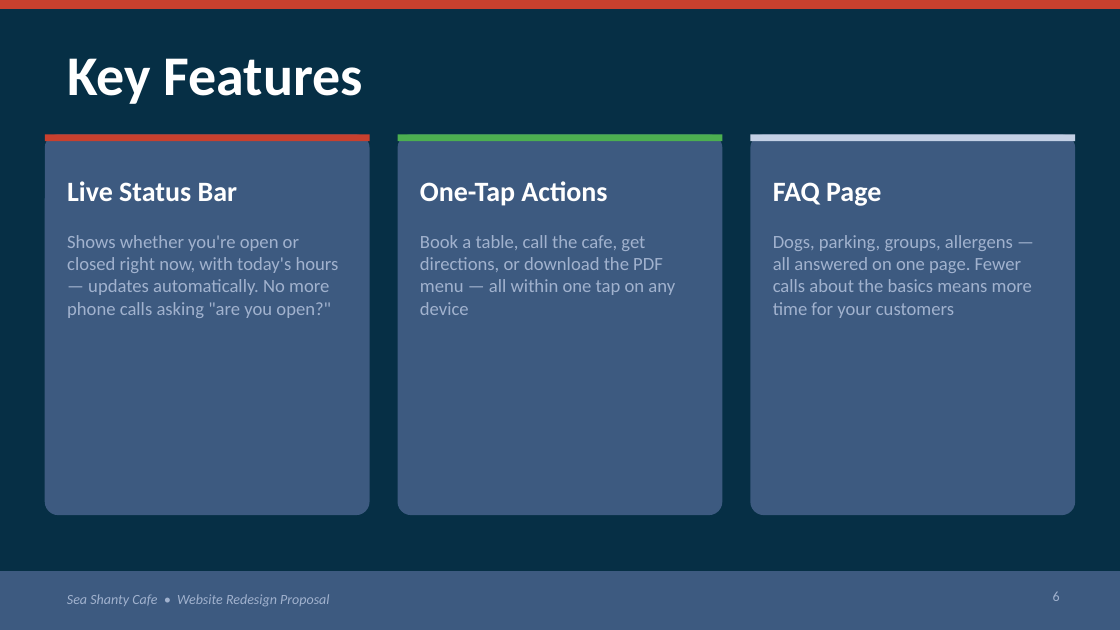
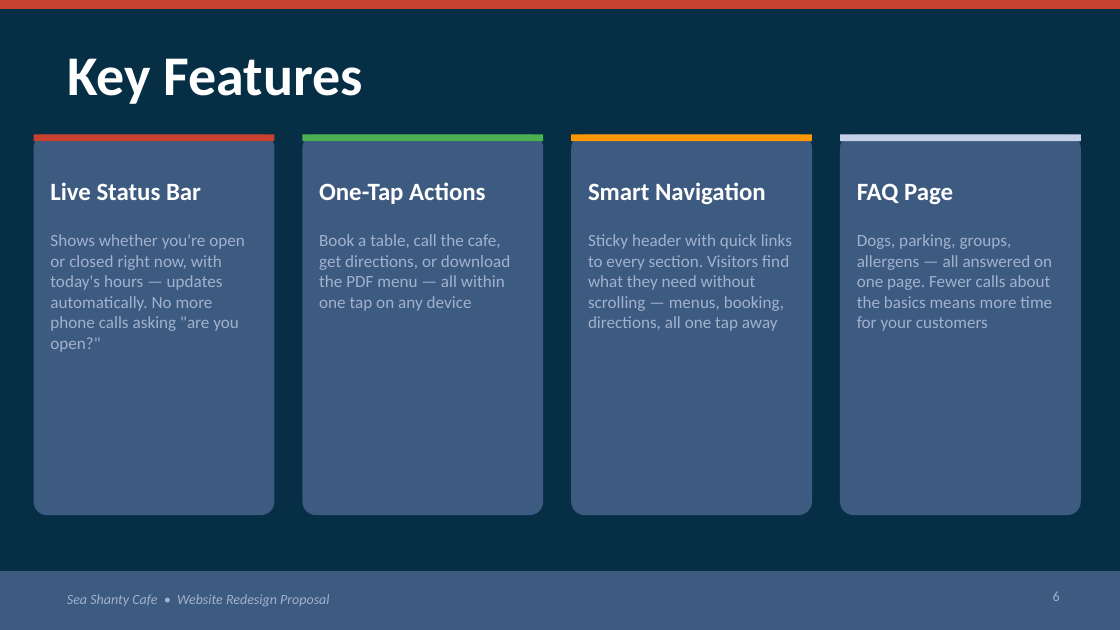
Before and after one commit to maxwalsh0-ctrl/seashantyredesign, a slide deck: slide 6 of SeaShanty_Redesign_Pitch.pptx. Drawn at 1120x630 pixels with LibreOffice and Linux fonts; fonts in the diff are those of the drawing. Boxes give left, top, right and bottom in pixels: in the first picture for what was removed or moved away, otherwise in the second. Text is boxed around its words. In the diff, an @@ line names an element or a change of style, - is before the commit and + after.

```diff
--- a/SeaShanty_Redesign_Pitch.pptx
+++ b/SeaShanty_Redesign_Pitch.pptx
@@ rounded rectangle: place and size @@
-rounded rectangle at (45,134,370,515)
+rounded rectangle at (34,134,274,515)
@@ rectangle: place and size @@
-rectangle at (45,134,370,141)
+rectangle at (34,134,274,141)
@@ rounded rectangle: place and size @@
-rounded rectangle at (398,134,722,515)
+rounded rectangle at (302,134,543,515)
@@ rectangle: place and size @@
-rectangle at (398,134,722,141)
+rectangle at (302,134,543,141)
@@ proportions changed in 3 elements at (34,134,274,515), (302,134,543,515), (571,134,812,515) @@
@@ rounded rectangle: place and size @@
-rounded rectangle at (750,134,1075,515)
+rounded rectangle at (571,134,812,515)
@@ rectangle added at (571,134,812,141), fill #FF9800 @@
@@ rectangle: place and size @@
-rectangle at (750,134,1075,141)
+rectangle at (840,134,1081,141)
@@ rounded rectangle added at (840,134,1081,515), fill #3D5A80 @@
@@ text "Live Status Bar": place and size @@
-text "Live Status Bar" at (67,181,237,201)
+text "Live Status Bar" at (50,182,201,200)
@@ text "One-Tap Actions": place and size @@
-text "One-Tap Actions" at (420,181,607,206)
+text "One-Tap Actions" at (319,182,485,204)
@@ size 18 to 16 pt in 3 elements at (50,182,201,200), (319,182,485,204), (857,183,953,204) @@
@@ text "FAQ Page": place and size @@
-text "FAQ Page" at (773,182,881,206)
+text "FAQ Page" at (857,183,953,204)
@@ text added at (588,182,766,204), 16 pt, text #FFFFFF, bold @@
+Smart Navigation
@@ text "Shows whether you're open or ...": place and size @@
-text "Shows whether you're open or ..." at (67,235,339,318)
+text "Shows whether you're open or ..." at (50,234,245,352)
@@ text "Book a table, call the ...": place and size @@
-text "Book a table, call the ..." at (420,235,675,315)
+text "Book a table, call the ..." at (319,234,510,311)
@@ text added at (588,234,792,331), 11 pt, text #A1B2CE @@
+Sticky header with quick links to every section. Visitors find what they need without scrolling — menus, booking, directions, all one tap away
@@ size 12 to 11 pt in 3 elements at (50,234,245,352), (319,234,510,311), (857,234,1052,331) @@
@@ text "Dogs, parking, groups, allergens — ...": place and size @@
-text "Dogs, parking, groups, allergens — ..." at (773,235,1032,318)
+text "Dogs, parking, groups, allergens — ..." at (857,234,1052,331)
```
